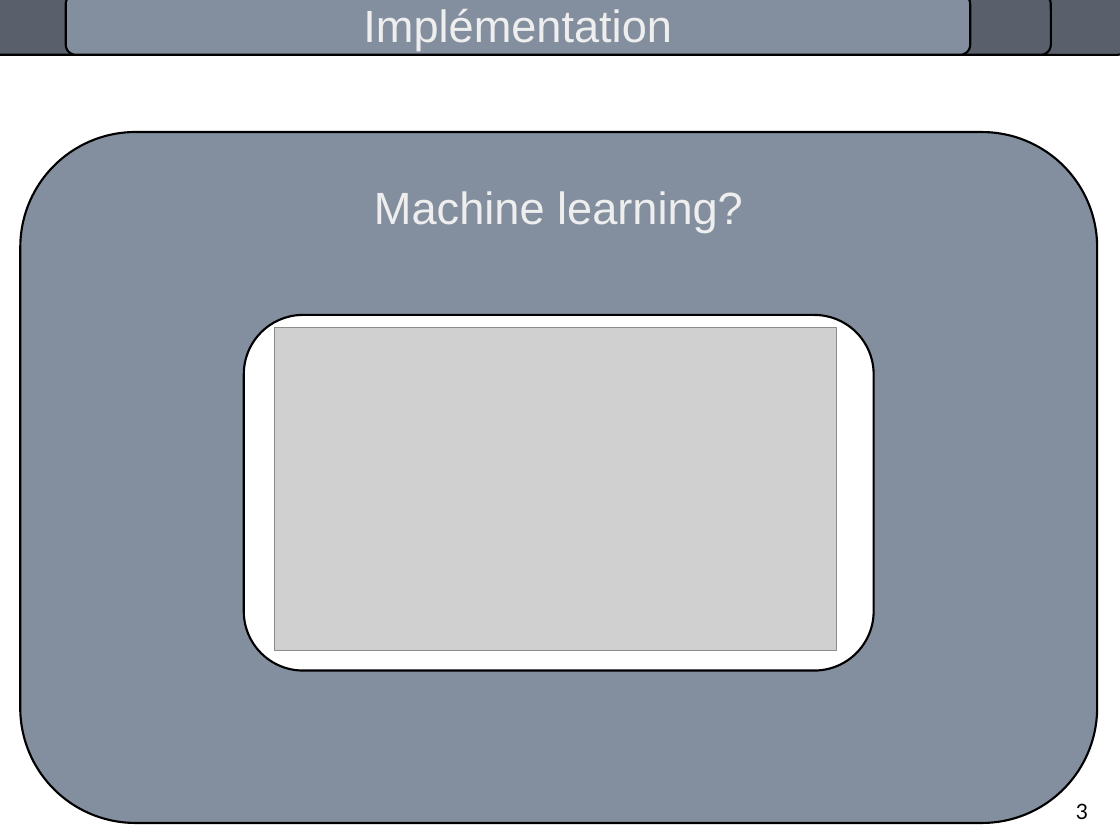
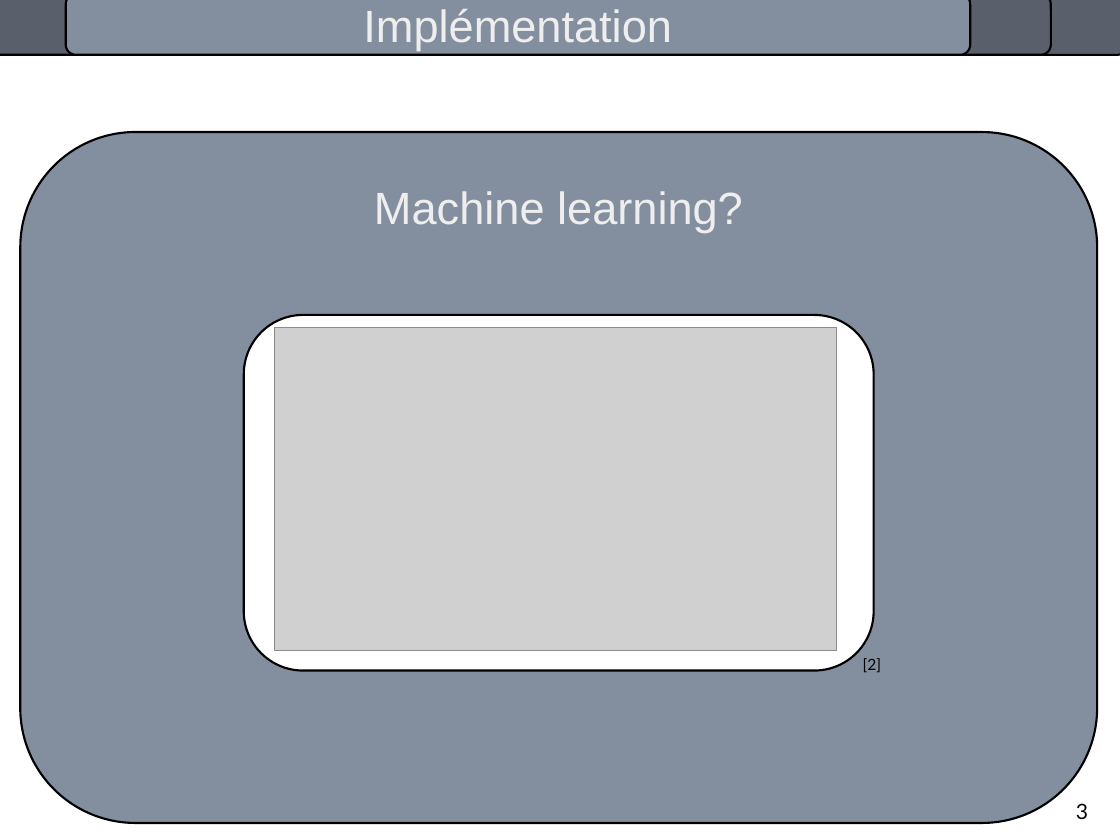
Before and after one commit to pierrealbiges/ActiveVision, a slide deck: slide 5 of LabBooks/Pres_orale.odp. Drawn at 1120x840 pixels with LibreOffice and Linux fonts; fonts in the diff are those of the drawing; grey boxes stand for pictures. Boxes give left, top, right and bottom in pixels: in the first picture for what was removed or moved away, otherwise in the second. Text is boxed around its words. In the diff, an @@ line names an element or a change of style, - is before the commit and + after.

```diff
--- a/LabBooks/Pres_orale.odp
+++ b/LabBooks/Pres_orale.odp
@@ text added at bbox=[863, 658, 882, 672], 11 pt, text #000000 @@
+[2]
```
Also in this commit, not shown: 4 other slides changed, 2 slides added, 1 other file.
